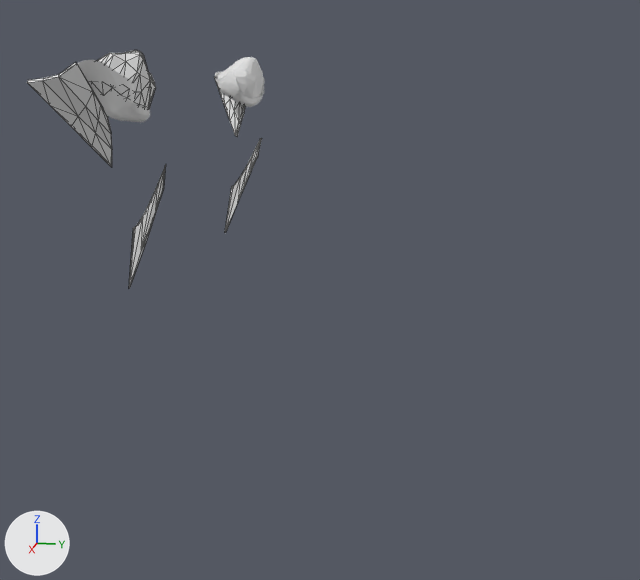
Two versions of the glTF model frontend/public/assets/anatomy/zanatomy/male-skeletal.glb, one commit apart.
Rendered twice from a 50 mm camera at (0.2308, 0.0868, 1.5825) aimed at (0.0013, 0.0409, 1.5251). Every picture has the same lights, and +X, +Y and +Z are marked at lower left. The first picture is the older version. Mesh edges are drawn as thin lines on the coarser meshes. Where no turn or scale is listed for an object, it has been applied to the vertices.

Names of what the first picture shows: 'ZAM-3bacf1decb1a', 'ZAM-493db39376b2', 'ZAM-4e4ddcd91a80', 'ZAM-9179ddf4eea3', 'ZAM-afd8787521b9' and 3 more.
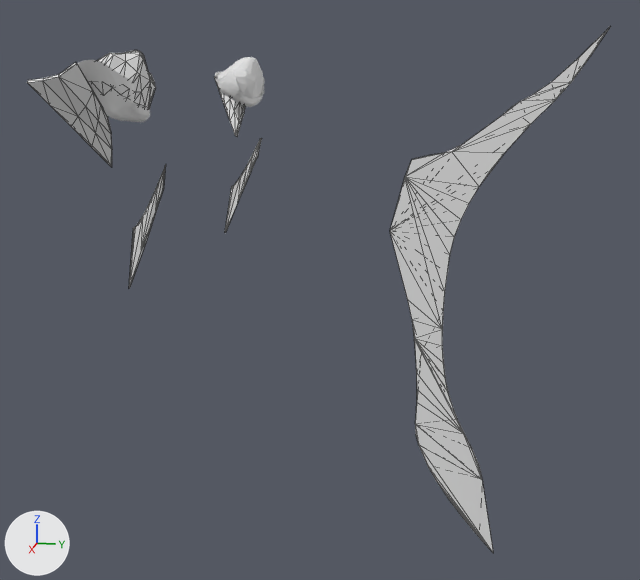
What differs and where, as boxes (x1, y1, x2, y2) in the pictures (640 x 580 px):
'ZAM-23569b4a04aa', added
    after: (390, 27, 610, 552)

The change, as a list of edits to the scene's bpy script:
```text
Add me_zam_23569b4a04aa:
    me_zam_23569b4a04aa.from_pydata(...)  # 99 vertices, 194 faces; spans x -0.0003..0.0003, y -0.026..0.026, z -0.0711..0.0711
Add ob_zam_23569b4a04aa:
    ob_zam_23569b4a04aa = bpy.data.objects.new('ZAM-23569b4a04aa', me_zam_23569b4a04aa)
    ob_zam_23569b4a04aa.location = (-0.0001, 0.0854, 1.522)
```
